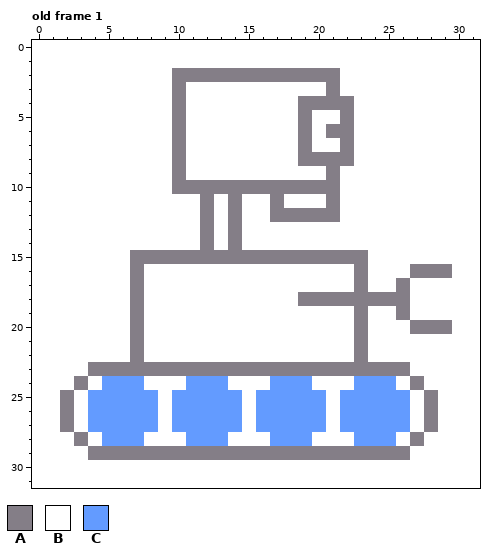
Two states of a pixel-art file, Game Project/art_source/Robot.aseprite. Above, as it was before the edit.
32x32 pixels, 1 frame. Shown: old frame 1.
Visible layers, top first: "Layer 2", "Layer 1".
Palette (. is transparent): A #847e87  B #ffffff  C #639bff
Pixels before, old frame 1, first column x 0:
 0 BBBBBBBBBBBBBBBBBBBBBBBBBBBBBBBB
 1 BBBBBBBBBBBBBBBBBBBBBBBBBBBBBBBB
 2 BBBBBBBBBBAAAAAAAAAAAABBBBBBBBBB
 3 BBBBBBBBBBABBBBBBBBBBABBBBBBBBBB
 4 BBBBBBBBBBABBBBBBBBAAAABBBBBBBBB
 5 BBBBBBBBBBABBBBBBBBABBABBBBBBBBB
 6 BBBBBBBBBBABBBBBBBBABAABBBBBBBBB
 7 BBBBBBBBBBABBBBBBBBABBABBBBBBBBB
 8 BBBBBBBBBBABBBBBBBBAAAABBBBBBBBB
 9 BBBBBBBBBBABBBBBBBBBBABBBBBBBBBB
10 BBBBBBBBBBAAAAAAAAAAAABBBBBBBBBB
11 BBBBBBBBBBBBABABBABBBABBBBBBBBBB
12 BBBBBBBBBBBBABABBAAAAABBBBBBBBBB
13 BBBBBBBBBBBBABABBBBBBBBBBBBBBBBB
14 BBBBBBBBBBBBABABBBBBBBBBBBBBBBBB
15 BBBBBBBAAAAAAAAAAAAAAAAABBBBBBBB
16 BBBBBBBABBBBBBBBBBBBBBBABBBAAABB
17 BBBBBBBABBBBBBBBBBBBBBBABBABBBBB
18 BBBBBBBABBBBBBBBBBBAAAAAAAABBBBB
19 BBBBBBBABBBBBBBBBBBBBBBABBABBBBB
20 BBBBBBBABBBBBBBBBBBBBBBABBBAAABB
21 BBBBBBBABBBBBBBBBBBBBBBABBBBBBBB
22 BBBBBBBABBBBBBBBBBBBBBBABBBBBBBB
23 BBBBAAAAAAAAAAAAAAAAAAAAAAABBBBB
24 BBBABCCCBBBCCCBBBCCCBBBCCCBABBBB
25 BBABCCCCCBCCCCCBCCCCCBCCCCCBABBB
26 BBABCCCCCBCCCCCBCCCCCBCCCCCBABBB
27 BBABCCCCCBCCCCCBCCCCCBCCCCCBABBB
28 BBBABCCCBBBCCCBBBCCCBBBCCCBABBBB
29 BBBBAAAAAAAAAAAAAAAAAAAAAAABBBBB
30 BBBBBBBBBBBBBBBBBBBBBBBBBBBBBBBB
31 BBBBBBBBBBBBBBBBBBBBBBBBBBBBBBBB
The result:
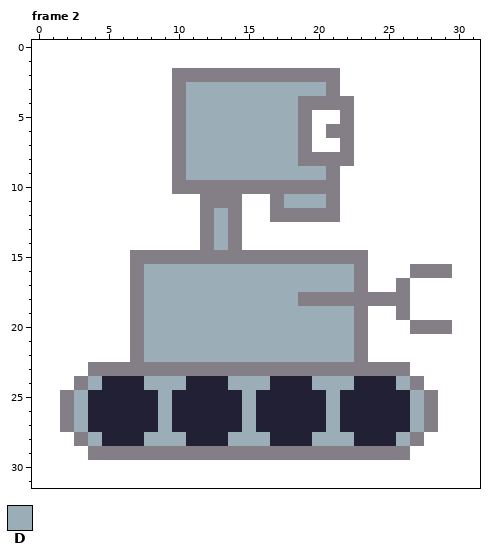
Colours new in this view: D #9badb7
A new or re-ordered frame is compared with the old frame closest to it.
What changed:
{"change": "frames 1 -> 2"}
{"colour":"C","old":"#639bff","new":"#222034"}
{"where": "frame 2 is new; against old frame 1, layer \"Layer 2\""}
{"frame":2,"y":3,"x":11,"old":"BBBBBBBBBB","new":"DDDDDDDDDD"}
{"frame":2,"y":4,"x":11,"old":"BBBBBBBB","new":"DDDDDDDD"}
{"frame":2,"y":5,"x":11,"old":"BBBBBBBB","new":"DDDDDDDD"}
{"frame":2,"y":6,"x":11,"old":"BBBBBBBB","new":"DDDDDDDD"}
{"frame":2,"y":7,"x":11,"old":"BBBBBBBB","new":"DDDDDDDD"}
{"frame":2,"y":8,"x":11,"old":"BBBBBBBB","new":"DDDDDDDD"}
{"frame":2,"y":9,"x":11,"old":"BBBBBBBBBB","new":"DDDDDDDDDD"}
{"frame":2,"y":11,"x":13,"old":"B","new":"A"}
{"frame":2,"y":11,"x":18,"old":"BBB","new":"DDD"}
{"frame":2,"y":12,"x":13,"old":"B","new":"D"}
{"frame":2,"y":13,"x":13,"old":"B","new":"D"}
{"frame":2,"y":14,"x":13,"old":"B","new":"D"}
{"frame":2,"y":16,"x":8,"old":"BBBBBBBBBBBBBBB","new":"DDDDDDDDDDDDDDD"}
{"frame":2,"y":17,"x":8,"old":"BBBBBBBBBBBBBBB","new":"DDDDDDDDDDDDDDD"}
{"frame":2,"y":18,"x":8,"old":"BBBBBBBBBBB","new":"DDDDDDDDDDD"}
{"frame":2,"y":19,"x":8,"old":"BBBBBBBBBBBBBBB","new":"DDDDDDDDDDDDDDD"}
{"frame":2,"y":20,"x":8,"old":"BBBBBBBBBBBBBBB","new":"DDDDDDDDDDDDDDD"}
{"frame":2,"y":21,"x":8,"old":"BBBBBBBBBBBBBBB","new":"DDDDDDDDDDDDDDD"}
{"frame":2,"y":22,"x":8,"old":"BBBBBBBBBBBBBBB","new":"DDDDDDDDDDDDDDD"}
{"frame":2,"y":24,"x":4,"old":"B","new":"D"}
{"frame":2,"y":24,"x":8,"old":"BBB","new":"DDD"}
{"frame":2,"y":24,"x":14,"old":"BBB","new":"DDD"}
{"frame":2,"y":24,"x":20,"old":"BBB","new":"DDD"}
{"frame":2,"y":24,"x":26,"old":"B","new":"D"}
{"frame":2,"y":25,"x":3,"old":"B","new":"D"}
{"frame":2,"y":25,"x":9,"old":"B","new":"D"}
{"frame":2,"y":25,"x":15,"old":"B","new":"D"}
{"frame":2,"y":25,"x":21,"old":"B","new":"D"}
{"frame":2,"y":25,"x":27,"old":"B","new":"D"}
{"frame":2,"y":26,"x":3,"old":"B","new":"D"}
{"frame":2,"y":26,"x":9,"old":"B","new":"D"}
{"frame":2,"y":26,"x":15,"old":"B","new":"D"}
{"frame":2,"y":26,"x":21,"old":"B","new":"D"}
{"frame":2,"y":26,"x":27,"old":"B","new":"D"}
{"frame":2,"y":27,"x":3,"old":"B","new":"D"}
{"frame":2,"y":27,"x":9,"old":"B","new":"D"}
{"frame":2,"y":27,"x":15,"old":"B","new":"D"}
{"frame":2,"y":27,"x":21,"old":"B","new":"D"}
{"frame":2,"y":27,"x":27,"old":"B","new":"D"}
{"frame":2,"y":28,"x":4,"old":"B","new":"D"}
{"frame":2,"y":28,"x":8,"old":"BBB","new":"DDD"}
{"frame":2,"y":28,"x":14,"old":"BBB","new":"DDD"}
{"frame":2,"y":28,"x":20,"old":"BBB","new":"DDD"}
{"frame":2,"y":28,"x":26,"old":"B","new":"D"}
